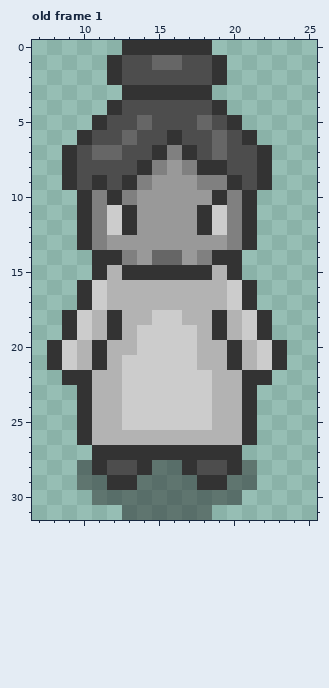
File history of a pixel-art file, assets/01_characters/03_pnjs/frederiqueTruschel.aseprite. Above is the file before it was changed.
32x32 pixels, 1 frame. Shown: old frame 1: x 7..25, y 0..31. The commit also changed other frames, which this record leaves out.
Now the later version:
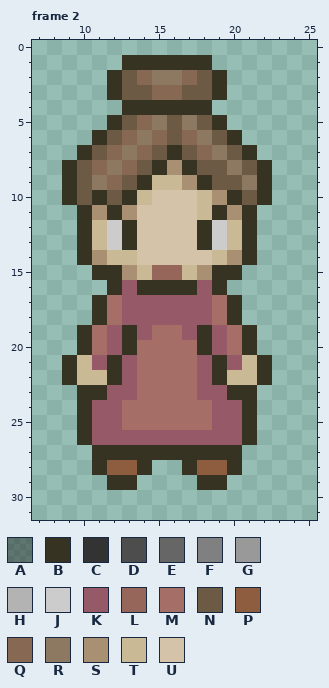
Palette (. is transparent): A #1a1a1a72  B #363322  C #333333  D #4d4d4d  E #666666  F #808080  G #999999  H #b3b3b3  J #cccccc  K #955967  L #97665b  M #a56f68  N #6d5a45  P #8e5c3f  Q #876853  R #8d7961  S #aa9072  T #cab995  U #d4c3a9
A new or re-ordered frame is compared with the old frame closest to it.
Diff:
frames 1 -> 4
layer "Layer 2" now hidden
Changed rows in their new state; - is an unchanged pixel.
Frame 2 is new; against old frame 1:
first column x 8:
 0 -----......-----
 1 ----.BBBBBB.----
 2 ----BNQRRQNB----
 3 ----BNNQQNNB----
 4 ----.BBBBBB.----
 5 ---.BNQRNRNB.---
 6 --.BNQRQNQRNB.--
 7 -.BNQRQNBNQRNB.-
 8 -BNQRQNBSBNNRNB-
 9 -BNRQNBTTSBNNRB-
10 -BNBNBTUUUTSBNB-
11 --BSBSUUUUTBSB--
12 --BT-BUUUUB-TB--
13 --BTJBUUUUBJTB--
14 --BSTTUUUUUTSB--
15 ---BBSTLLTSBB---
16 --..BKBBBBKB..--
17 --.BMKKKKKKMB.--
18 -..BMKKKKKKMB..-
19 -.BMKBKMMKBKMB.-
20 ..BMKBMMMMBKMB..
21 .BTKBKMMMMKBKTB.
22 -BTTBKMMMMKBTTB-
23 --BBKKMMMMKKBB--
24 --BKKMMMMMMKKB--
25 --BKKMMMMMMKKB--
26 --BKKKKKKKKKKB--
27 ---BBBBBBBBBB---
28 --.BPPB..BPPB.--
29 --..BB....BB..--
30 ---..........---
31 -----......-----
Changed places in both pictures, as pixel boxes (x1, y1, x2, y2):
changed: (47, 40, 287, 520)
